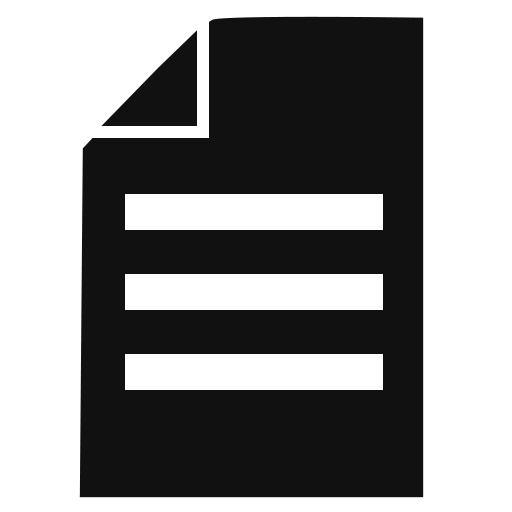
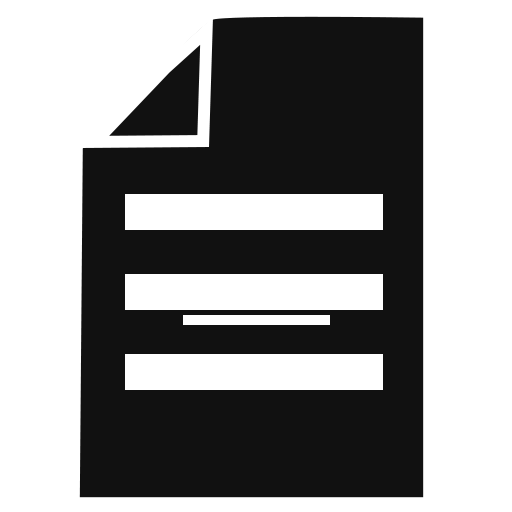
Comparing the layer stacks of the two 512px x 512px images. Changes:
painted on "Rectangle 3" (1st of 3, in "Med-Res") over [183, 315, 330, 325]
painted on "Rectangle 2" (1st of 3, in "Med-Res") over [83, 19, 213, 148]
